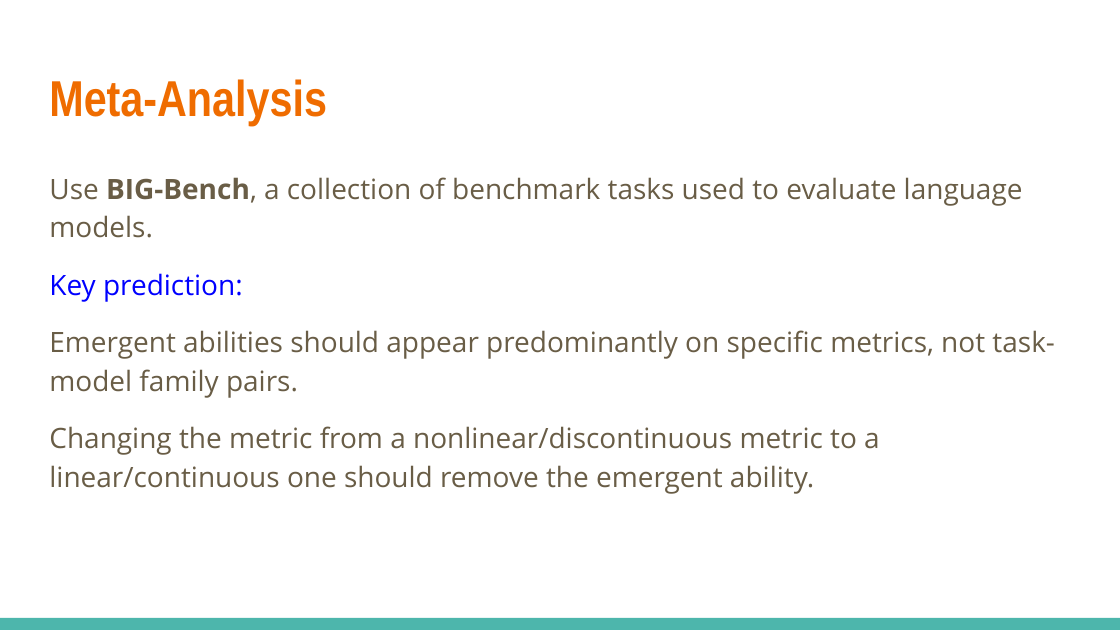
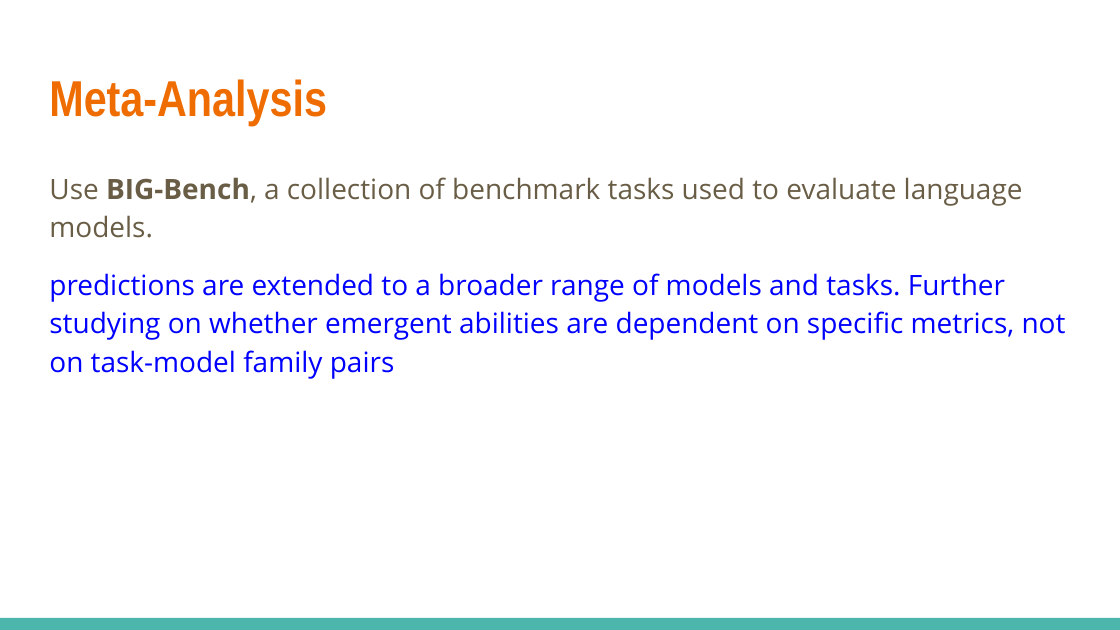
Before and after one commit to JHU-CLSP/csci-601-771-self-supervised-models, a slide deck: slide 21 of fa2024/files/presentations/9-19-EmergentAbility-Zhong-Bafna.pptx (slide 16 before the commit). Drawn at 1120x630 pixels with LibreOffice and Linux fonts; fonts in the diff are those of the drawing. Boxes give left, top, right and bottom in pixels: in the first picture for what was removed or moved away, otherwise in the second. Text is boxed around its words. In the diff, an @@ line names an element or a change of style, - is before the commit and + after.

```diff
--- a/fa2024/files/presentations/9-19-EmergentAbility-Zhong-Bafna.pptx
+++ b/fa2024/files/presentations/9-19-EmergentAbility-Zhong-Bafna.pptx
@@ text at [49, 273, 1066, 379]: text changed; text colour #695D46 to #0000FF @@
-Key prediction:
-Emergent abilities should appear predominantly on specific metrics, not task-model family pairs.
-Changing the metric from a nonlinear/discontinuous metric to a linear/continuous one should remove the emergent ability.
+predictions are extended to a broader range of models and tasks. Further studying on whether emergent abilities are dependent on specific metrics, not on task-model family pairs
```
Also in this commit, not shown: 12 other slides changed, 18 slides added, 5 slides removed, 1 other file.
